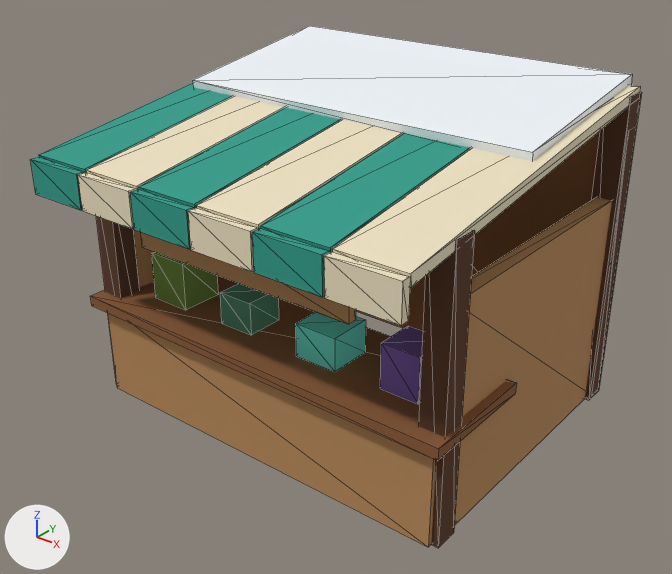
Before and after pictures for a commit that changed the glTF model public/assets/bld/bld_shop_herbs.glb.
Camera for both pictures: a camera (50 mm lens) standing at (4.67, -6.14, 4.81) and looking at (0.06, -0.39, 1.24). Arrows for +X, +Y and +Z are at lower left; the lights stay in place. The picture after the commit comes second. Mesh edges are drawn as thin lines. Where no turn or scale is listed for an object, it has been applied to the vertices. Vertices at exactly the same position are counted once.

The first picture shows 'bld_shop_herbs'.
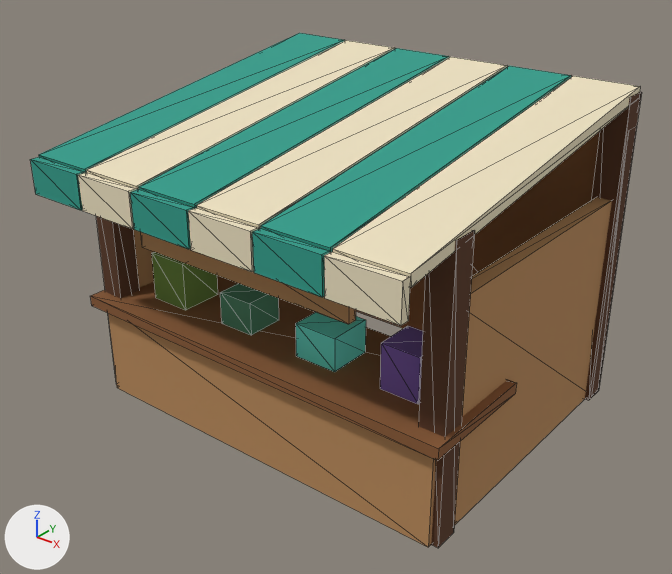
Where the newer file only moved an object's origin or applied its transform, the numbers keep the older frame.

Changed parts and their boxes (x1, y1, x2, y2) in the pictures (672 x 574 px):
'bld_shop_herbs', reshaped: before (30, 26, 642, 548); after (30, 33, 642, 548)
part 1 of me_bld_shop_herbs, deleted: before (193, 26, 632, 161)

The edits, one by one:
me_bld_shop_herbs is used by ob_bld_shop_herbs; location (0.0, -0.271, 1.513).
me_bld_shop_herbs had 224 vertices, 336 faces and spanned x -1.9..1.9, y -1.72..1.72, z -1.51..1.51.
me_bld_shop_herbs now has 216 vertices, 324 faces and spans x -1.9..1.9, y -1.72..1.7, z -1.51..1.44.
me_bld_shop_herbs part 1: the loose piece of 8 vertices spanning x -1.75..1.75, y 0.02..1.72, z 1.16..1.51 is deleted.
